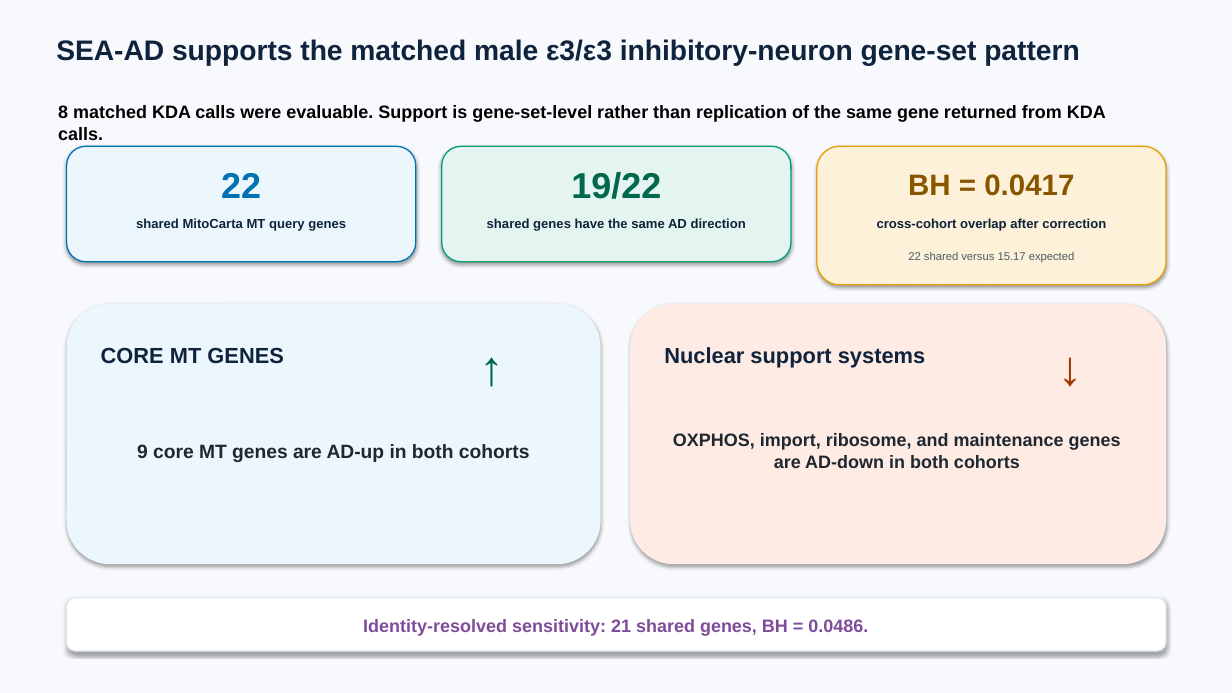
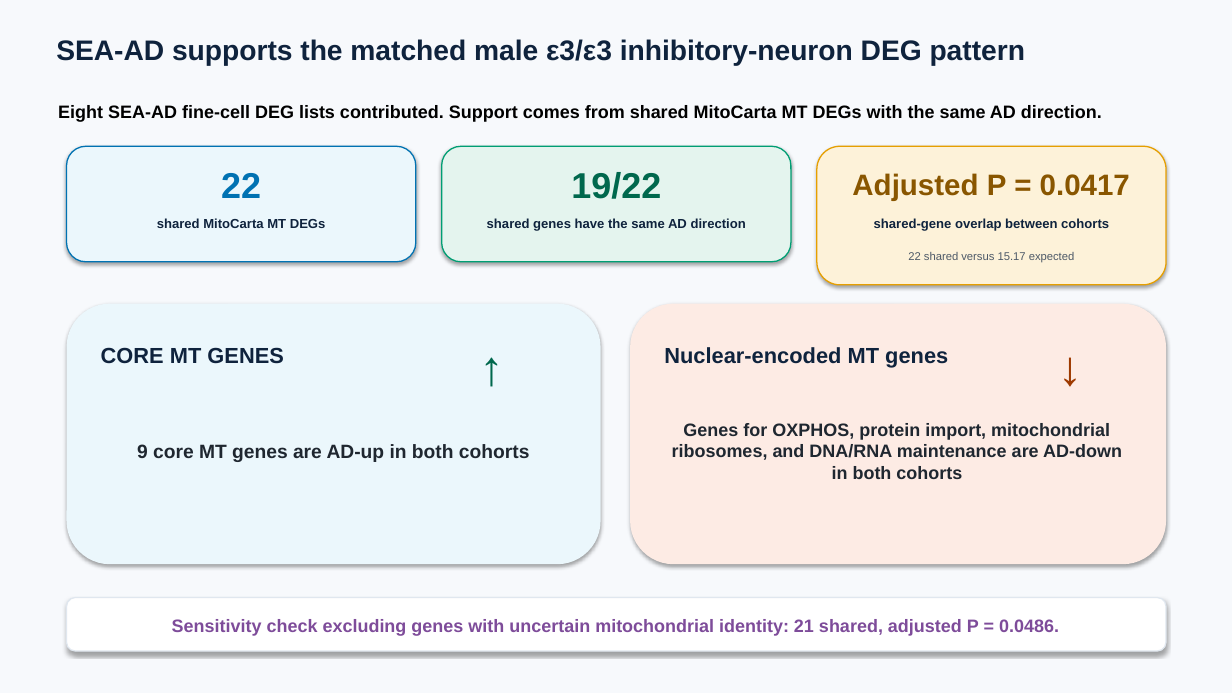
Before and after one commit to ericzhuang2010/alzheimer, a slide deck: slide 60 of docs/presentations/09162026/09162026_sex_apoe_kda_fine_broad bak4.pptx (slide 52 before the commit). Drawn at 1232x693 pixels with LibreOffice and Linux fonts; fonts in the diff are those of the drawing. Boxes give left, top, right and bottom in pixels: in the first picture for what was removed or moved away, otherwise in the second. Text is boxed around its words. In the diff, an @@ line names an element or a change of style, - is before the commit and + after.

```diff
--- a/docs/presentations/09162026/09162026_sex_apoe_kda_fine_broad bak4.pptx
+++ b/docs/presentations/09162026/09162026_sex_apoe_kda_fine_broad bak4.pptx
@@ text at [56, 39, 1025, 66]: text changed @@
-SEA-AD supports the matched male ε3/ε3 inhibitory-neuron gene-set pattern
+SEA-AD supports the matched male ε3/ε3 inhibitory-neuron DEG pattern
@@ text at [58, 105, 1102, 122]: text changed @@
-8 matched KDA calls were evaluable. Support is gene-set-level rather than replication of the same gene returned from KDA calls.
+Eight SEA-AD fine-cell DEG lists contributed. Support comes from shared MitoCarta MT DEGs with the same AD direction.
@@ text at [852, 173, 1130, 201]: text changed @@
-BH = 0.0417
+Adjusted P = 0.0417
@@ text at [157, 218, 326, 228]: text changed @@
-shared MitoCarta MT query genes
+shared MitoCarta MT DEGs
@@ text at [874, 218, 1109, 231]: text changed @@
-cross-cohort overlap after correction
+shared-gene overlap between cohorts
@@ text at [664, 347, 948, 368]: text changed @@
-Nuclear support systems
+Nuclear-encoded MT genes
@@ text at [672, 423, 1122, 479]: text changed @@
-OXPHOS, import, ribosome, and maintenance genes are AD-down in both cohorts
+Genes for OXPHOS, protein import, mitochondrial ribosomes, and DNA/RNA maintenance are AD-down in both cohorts
@@ text at [172, 619, 1059, 636]: text changed @@
-Identity-resolved sensitivity: 21 shared genes, BH = 0.0486.
+Sensitivity check excluding genes with uncertain mitochondrial identity: 21 shared, adjusted P = 0.0486.
```
Also in this commit, not shown: 37 other slides changed, 9 slides added, 13 slides removed, 17 other files.
